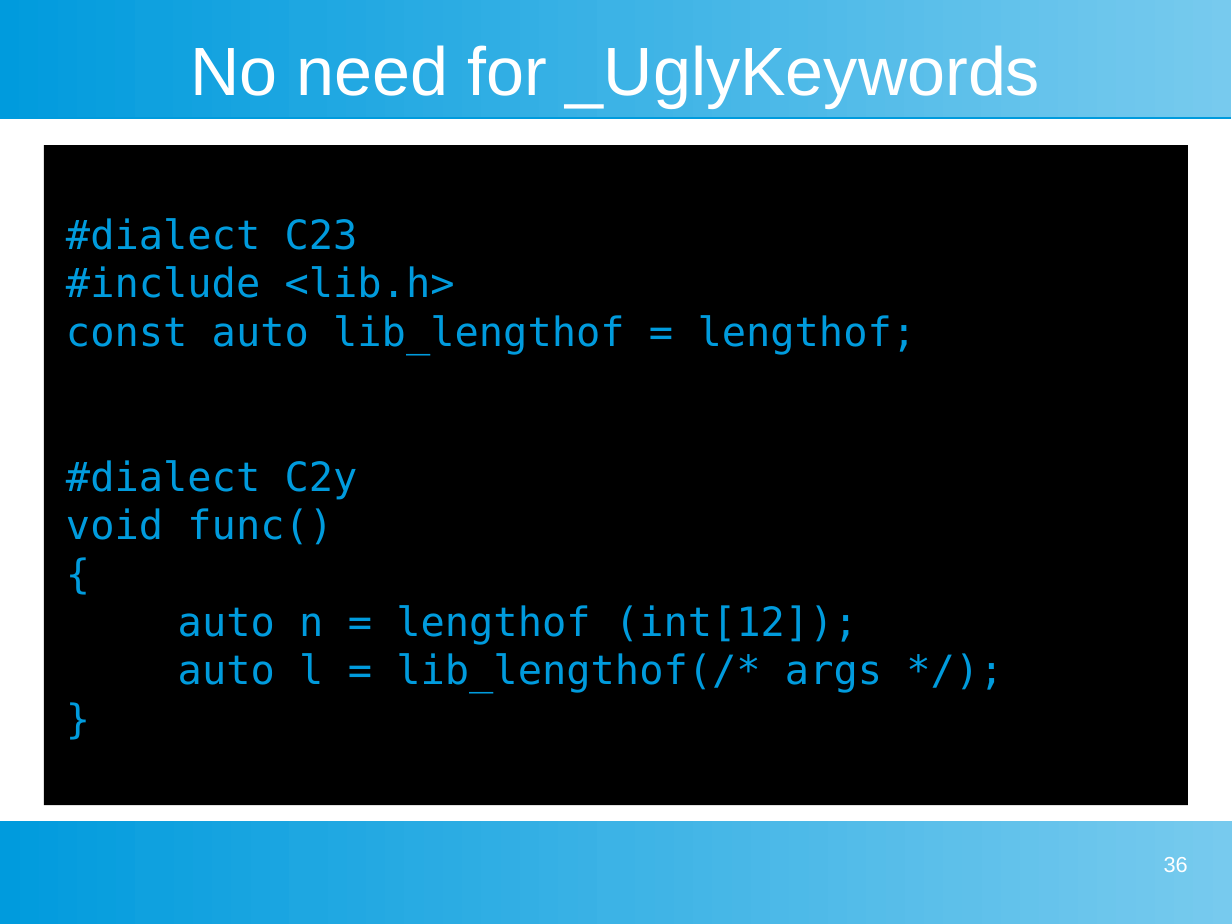
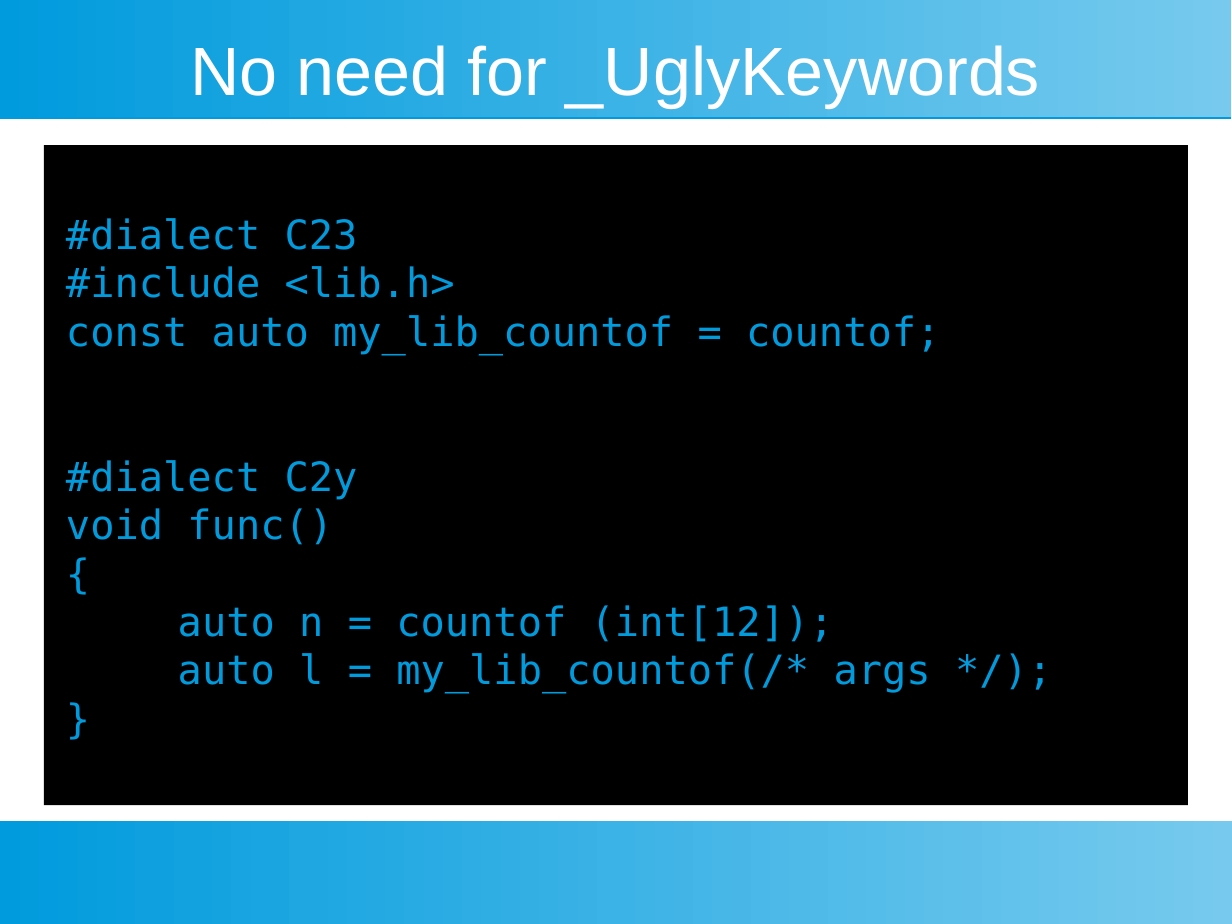
Before and after one commit to Jorenar/papers, a slide deck: slide 40 of WG14/Pitch for dialect directive.odp (slide 36 before the commit). Drawn at 1232x924 pixels with LibreOffice and Linux fonts; fonts in the diff are those of the drawing. Boxes give left, top, right and bottom in pixels: in the first picture for what was removed or moved away, otherwise in the second. Text is boxed around its words. In the diff, an @@ line names an element or a change of style, - is before the commit and + after.

```diff
--- a/WG14/Pitch for dialect directive.odp
+++ b/WG14/Pitch for dialect directive.odp
@@ text at (66, 315, 940, 355): text changed @@
-const auto lib_lengthof = lengthof;
+const auto my_lib_countof = countof;
@@ text at (178, 605, 931, 694): text changed @@
-auto n = lengthof (int[12]);
-auto l = lib_lengthof(/* args */);
+auto n = countof (int[12]);
+auto l = my_lib_countof(/* args */);
@@ page number removed at (1164, 857, 1188, 872) @@
-36
```
Also in this commit, not shown: 53 other slides changed, 8 slides added, 5 slides removed.
